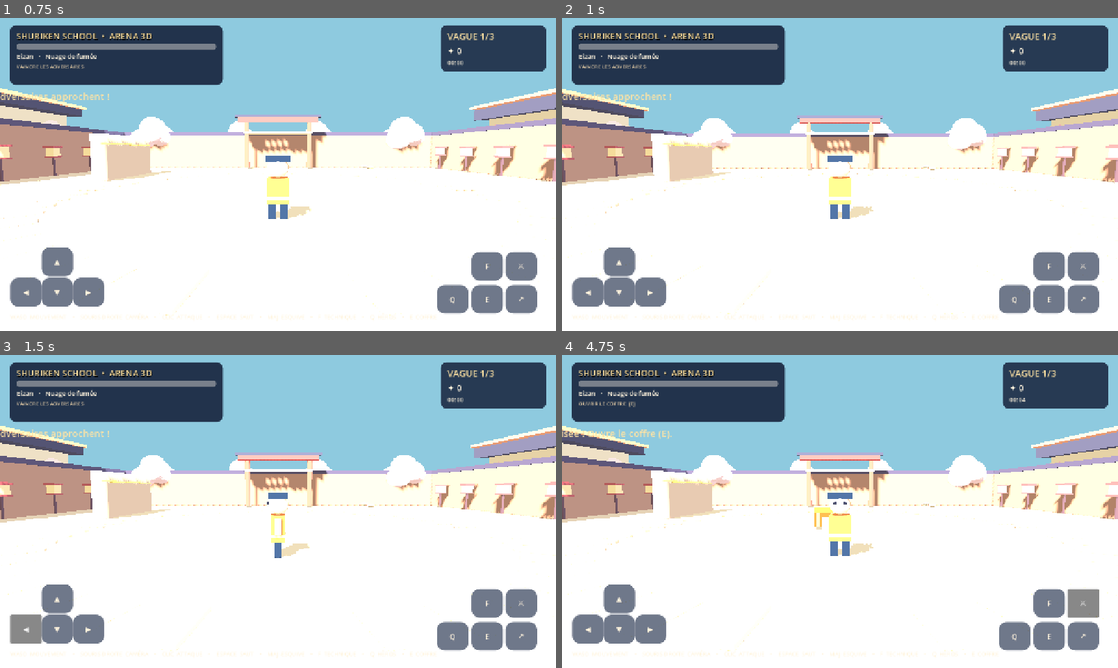
Above: before the commit, frames 1-4 (two rows, left to right).
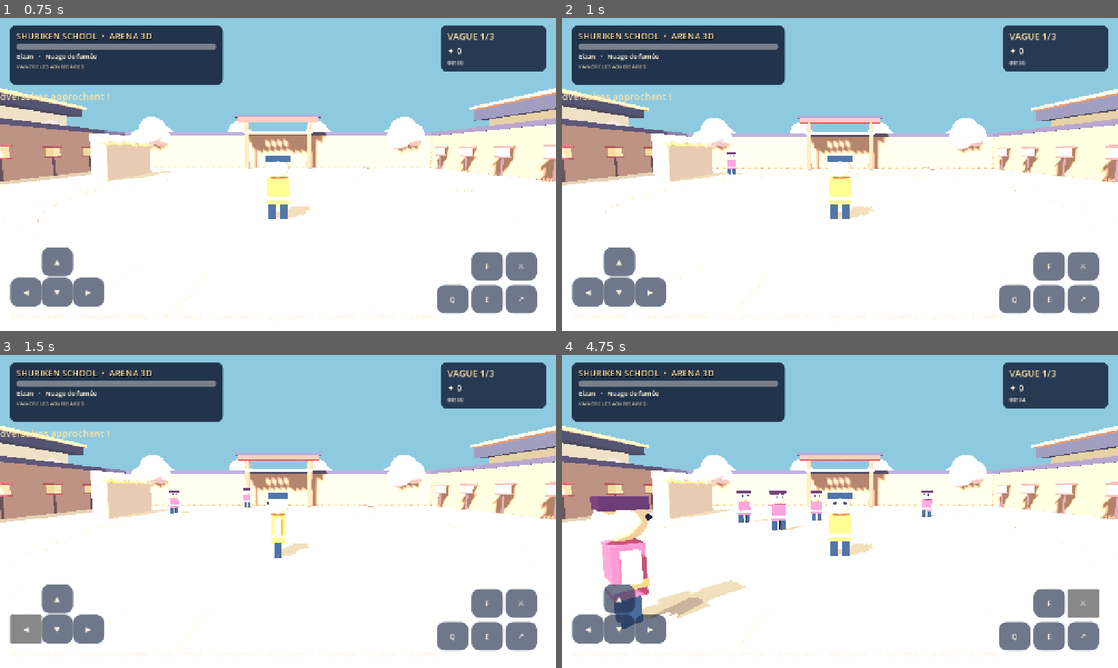
Above: after the commit, the same moments.

Repository: Elikto/shuriken-school---game
Game: Godot game, scene res://main.tscn
Two runs of this game, one before a commit and one after it. Both use one fixed random seed, a clock stepped at 60 frames per second and the inputs below.
Inputs:
- Up to frame 1 (0.75 s): click "COMMENCER L'ENTRAÎNEMENT" at 0.5 s
- Up to frame 2 (1 s): no input
- Up to frame 3 (1.5 s): click "◀" at 1.25 s
- Up to frame 4 (4.75 s): click "▶" at 2 s; click "▲" at 2.75 s; click "▼" at 3.5 s; click "⚔" at 4.25 s

Frame 1 is identical in both runs. In frame 2, less than 0.1% of the frame differs, in the area x 29-33%, y 42-50%; in frame 3, 0.2%; in frame 4, 4.1%, in the area x 0-67%, y 14-88%.
Error before the commit: Parse Error: Cannot infer the type of "to_player" variable because the value doesn't have a set type. (res://scripts/enemy.gd:58)

Commit message:
Fix enemy targeting vector type inference in Godot

Diff:
--- a/game/scripts/enemy.gd
+++ b/game/scripts/enemy.gd
@@ -55,10 +55,10 @@
         return
     attack_timer = maxf(0,attack_timer-delta)
     charge_timer = maxf(0,charge_timer-delta)
-    var to_player := target.global_position - global_position
+    var to_player: Vector3 = target.global_position - global_position
     to_player.y = 0.0
     if to_player.length() > (2.25 if boss else 1.25):
-        var dir := to_player.normalized()
+        var dir: Vector3 = to_player.normalized()
         var actual_speed := speed * (1.9 if boss and charge_timer > 0.0 else 1.0)
         velocity.x = dir.x * actual_speed
         velocity.z = dir.z * actual_speed
